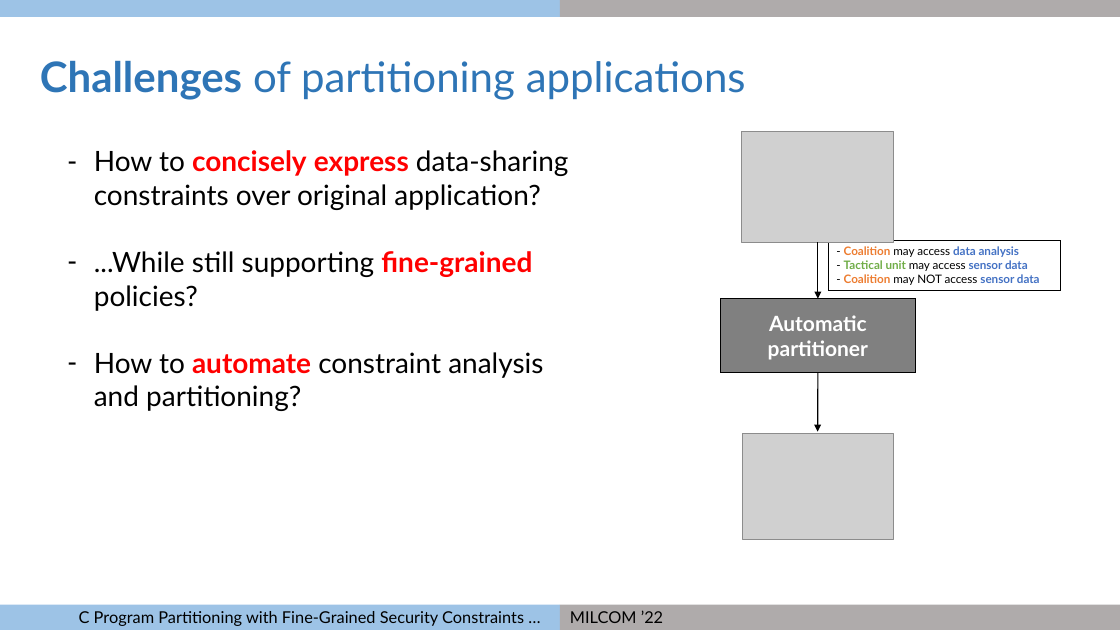
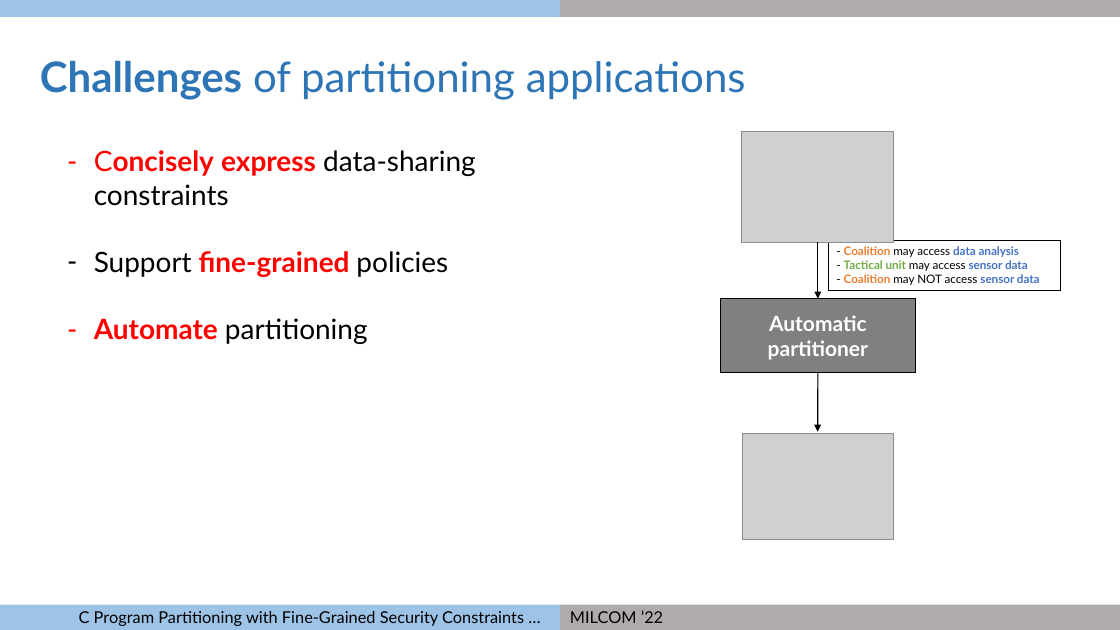
Before and after one commit to gaps-closure/ect, a slide deck: slide 13 of milcom-2022.pptx (slide 12 before the commit). Drawn at 1120x630 pixels with LibreOffice and Linux fonts; fonts in the diff are those of the drawing; grey boxes stand for pictures. Boxes give left, top, right and bottom in pixels: in the first picture for what was removed or moved away, otherwise in the second. Text is boxed around its words. In the diff, an @@ line names an element or a change of style, - is before the commit and + after.

```diff
--- a/milcom-2022.pptx
+++ b/milcom-2022.pptx
@@ text at bbox=[94, 150, 475, 344]: text changed @@
-– How to concisely express data-sharing constraints over original application?
-– ...While still supporting fine-grained policies?
-– How to automate constraint analysis and partitioning?
+– Concisely express data-sharing constraints
+– Support fine-grained policies
+– Automate partitioning
```
Also in this commit, not shown: 18 other slides changed, 68 slides added.
